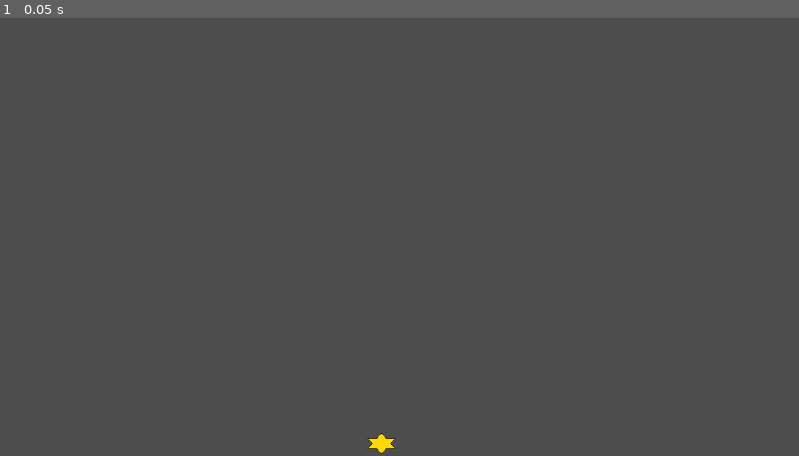
Above: before the commit, frame 1.
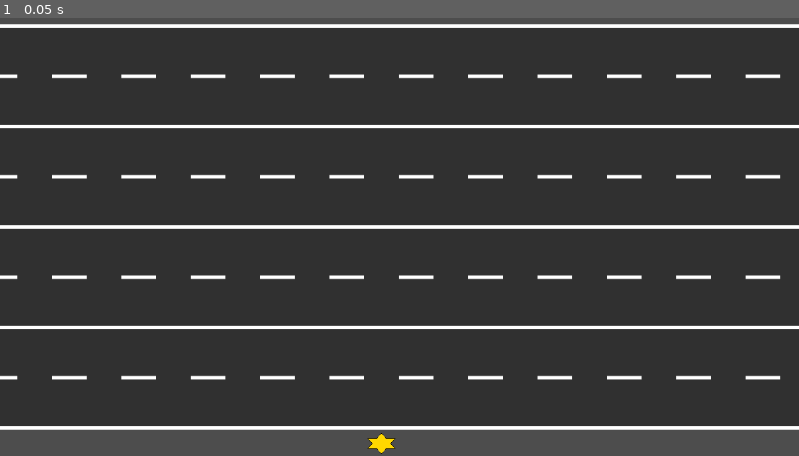
Above: after the commit, the same moment.

Repository: aduImperfect/Frogger
Game: Godot game, scene res://TSCN/frogger.tscn
Same seed, same stepped clock (60 frames per second), same inputs: the game is played once before the commit and once after it.
Inputs:
- Up to frame 1 (0.05 s): no input

The runs differ from the first frame. In frame 1, 91% of the frame differs, in the area x 0-100%, y 1-95%.

Commit message:
- spawned roads

Diff:
--- a/frogger/TSCN/scene_gen.gd
+++ b/frogger/TSCN/scene_gen.gd
@@ -21,10 +21,8 @@
 func _process(_delta: float) -> void:
 	if initial_spawning == false:
 		_spawn_frog()
+		_spawn_roads()
 		initial_spawning = true
-
-func _spawn_roads() -> void:
-	pass
 
 func _spawn_frog() -> void:
 	var frog_instance
@@ -33,3 +31,18 @@
 	frog_instance.global_position.y = frogYVal
 	add_child(frog_instance)
 	frogNode = frog_instance
+
+func _spawn_roads() -> void:
+	var road_instance
+	var xCount : int = 8
+	var yCount : int = 4
+	var xBeginVal : float = 100.0
+	var yBeginVal : float = 100.0
+	var xOffset : float = 200.0
+	var yOffset : float = 145.0
+	for j in yCount:
+		for k in xCount:
+			road_instance = ROAD_SCENE.instantiate()
+			road_instance.global_position.x = xBeginVal + (k * xOffset)
+			road_instance.global_position.y = yBeginVal + (j * yOffset)
+			add_child(road_instance)
